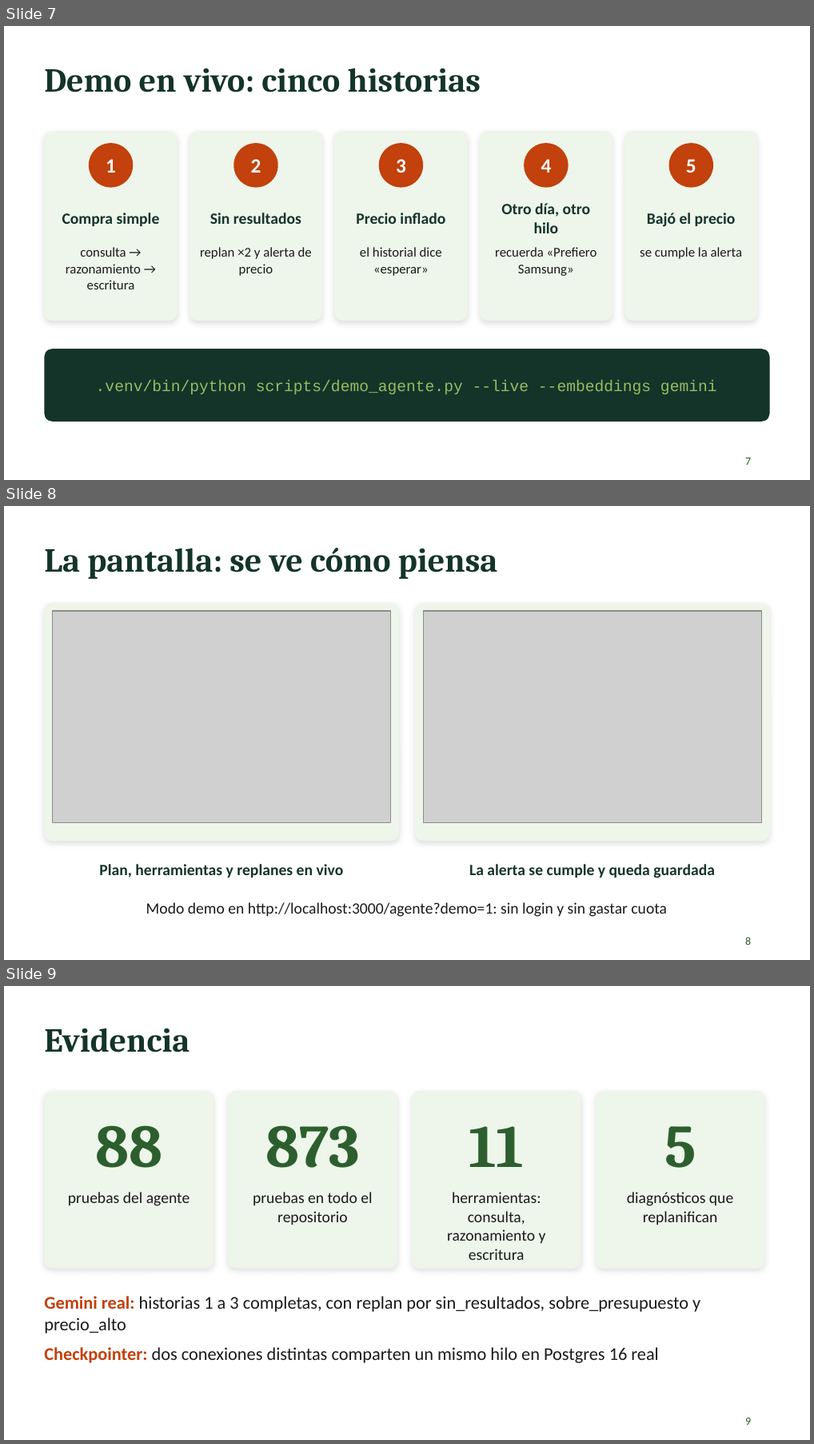
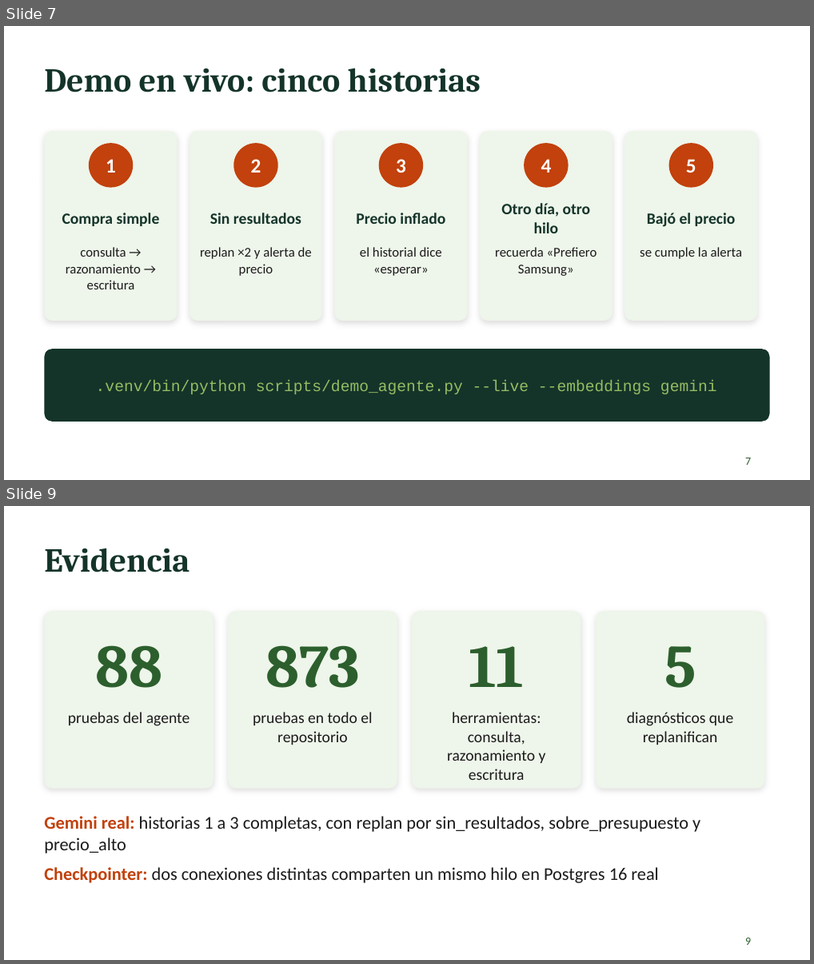
Before and after one commit to niKo-ing/PROYECTOENGINEER-AI, a slide deck: docs/agente/Presentacion_EP2_Agente_TodoBarato.pptx. Shown one above the other, each under a label of ours: slides 7, 8 and 9 before the commit, slides 7 and 9 after it; the slides between them are not shown. The pictures are 814x1444 and 814x964 pixels, drawn with LibreOffice and Linux fonts; fonts in the diff are those of the drawing; grey boxes stand for pictures. Boxes give left, top, right and bottom in pixels: in the first picture for what was removed or moved away, otherwise in the second. Text is boxed around its words. In the diff, an @@ line names an element or a change of style, - is before the commit and + after.

```diff
--- a/docs/agente/Presentacion_EP2_Agente_TodoBarato.pptx
+++ b/docs/agente/Presentacion_EP2_Agente_TodoBarato.pptx
@@ slide 8 removed at (4, 506, 810, 960), background #FFFFFF @@
@@ title removed at (44, 548, 498, 579) @@
-La pantalla: se ve cómo piensa
@@ rounded rectangle removed at (44, 603, 399, 840) @@
@@ picture removed at (52, 611, 391, 822) @@
@@ rounded rectangle removed at (415, 603, 770, 840) @@
@@ picture removed at (423, 611, 762, 822) @@
@@ text removed at (99, 864, 344, 877) @@
-Plan, herramientas y replanes en vivo
@@ text removed at (470, 864, 715, 878) @@
-La alerta se cumple y queda guardada
@@ text removed at (146, 902, 667, 916) @@
-Modo demo en http://localhost:3000/agente?demo=1: sin login y sin gastar cuota
@@ page number removed at (746, 936, 751, 944) @@
-8
```
Also in this commit, not shown: 1 slide added, 8 other files.
